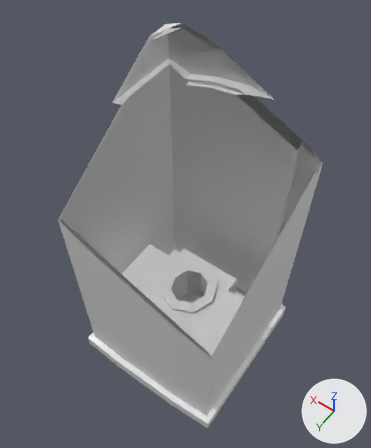
One commit to the Blender file Assets/Blender/PortaPotty/PortaPotty.blend: the scene before it, then after it.
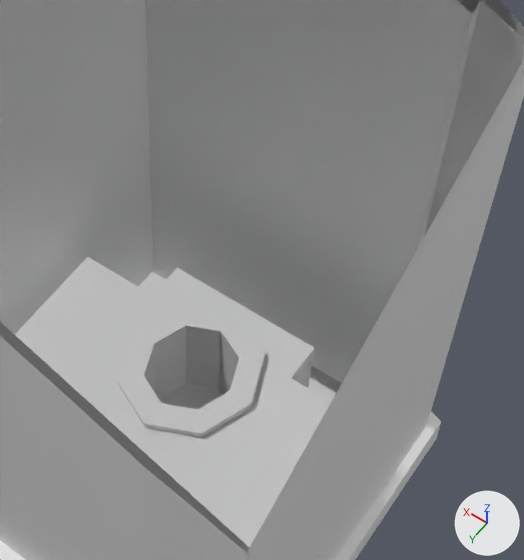
The first picture shows the older version from a camera (50 mm lens) standing at (-0.815, 1.175, 2.856) and looking at (0.056, -0.045, 0.939). The close-ups show both versions on the part from 31% to 86% of the width and 32% to 81% of the height of that picture. Lighting does not change. The marker at lower right points along +X, +Y and +Z. Everything nearer to the camera than a plane just in front of the edit is cut away.
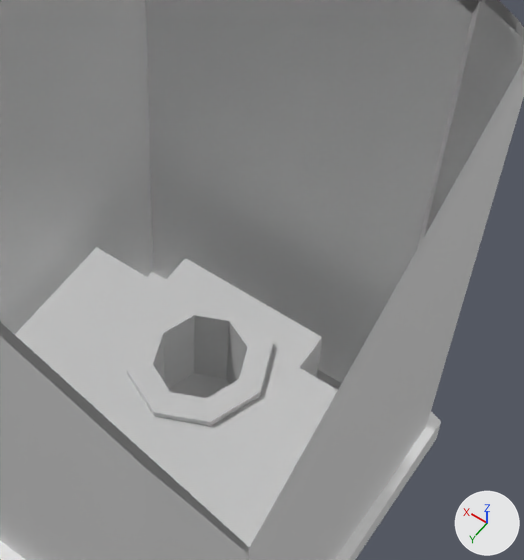
Changed parts and their boxes (x1, y1, x2, y2) in the close-ups (524 x 560 px):
'Cube.003', mesh mirrored, moved
    before: (15, 257, 331, 547)
    after: (15, 247, 338, 547)

The change in detail:
me_cube_003 has 66 vertices, 64 faces and spans x -0.353..0.353, y -0.2..0.352, z 0.059..0.481.
me_cube_003 is used by ob_cube_003; location (0.0, 0.0, 0.0).
me_cube_003 part 1: the whole mesh is mirrored in x about its middle, then moved by (0.0, -0.016, -0.359).
Object 'Cube.003' (ob_cube_003) moves from (0.0, 0.0, 0.0) to (0.0, -0.016, 0.359).
